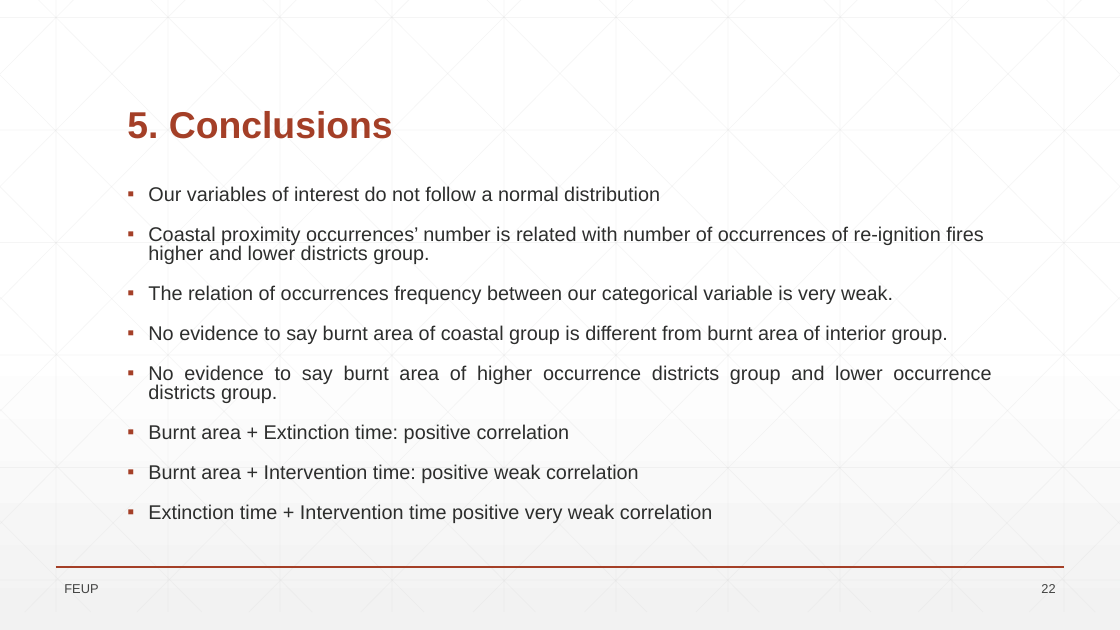
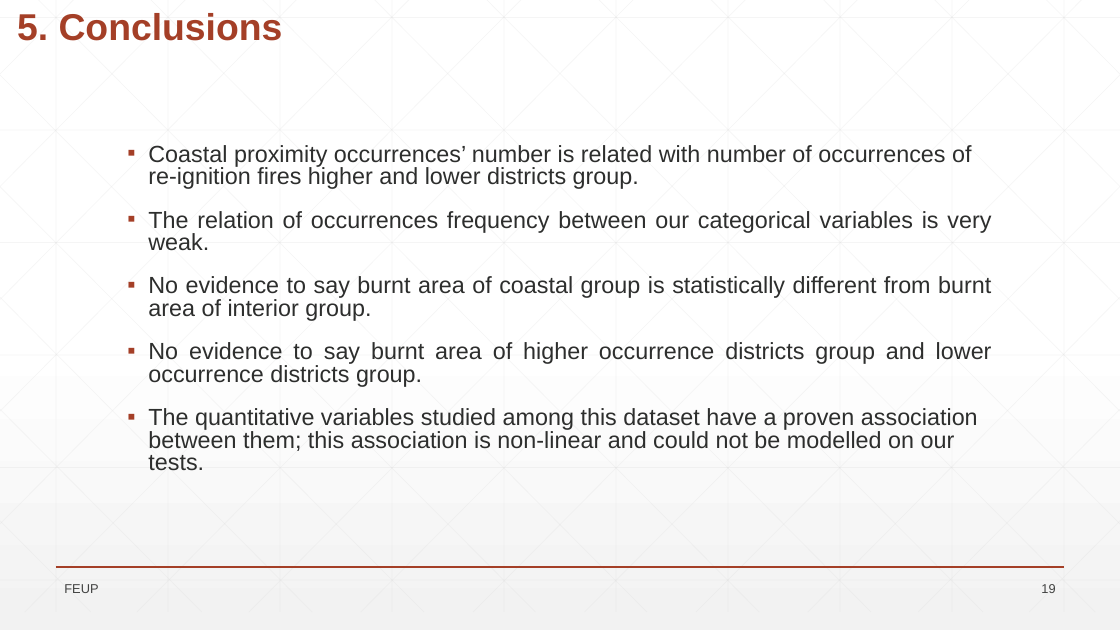
Before and after one commit to VascoBartolo/FCED_project, a slide deck: slide 19 of Trabalho_FSDE_stats_CT_VB/Wild_Fires_presentation.pptx (slide 22 before the commit). Drawn at 1120x630 pixels with LibreOffice and Linux fonts; fonts in the diff are those of the drawing; background and template pictures are left out. Boxes give left, top, right and bottom in pixels: in the first picture for what was removed or moved away, otherwise in the second. Text is boxed around its words. In the diff, an @@ line names an element or a change of style, - is before the commit and + after.

```diff
--- a/Trabalho_FSDE_stats_CT_VB/Wild_Fires_presentation.pptx
+++ b/Trabalho_FSDE_stats_CT_VB/Wild_Fires_presentation.pptx
@@ text "5. Conclusions" moved from (x1=127, y1=111, x2=393, y2=139) to (x1=17, y1=13, x2=283, y2=41) @@
@@ text "Coastal proximity occurrences’ number is ..." moved from (x1=148, y1=186, x2=991, y2=523) to (x1=148, y1=145, x2=992, y2=471) @@
@@ text at (x1=148, y1=145, x2=992, y2=387): size 17 to 20 pt in "Coastal proximity occurrences’ number is related with ...", "No evidence to say burnt area of ..." @@
@@ text at (x1=148, y1=186, x2=660, y2=202): paragraph removed @@
-▪ Our variables of interest do not follow a normal distribution
@@ text at (x1=148, y1=211, x2=991, y2=321): text changed; size 17 to 20 pt @@
-▪ The relation of occurrences frequency between our categorical variable is very weak.
-▪ No evidence to say burnt area of coastal group is different from burnt area of interior group.
+▪ The relation of occurrences frequency between our categorical variables is very weak.
+▪ No evidence to say burnt area of coastal group is statistically different from burnt area of interior group.
@@ text at (x1=148, y1=408, x2=978, y2=471): text changed; size 17 to 20 pt @@
-▪ Burnt area + Extinction time: positive correlation
-▪ Burnt area + Intervention time: positive weak correlation
-▪ Extinction time + Intervention time positive very weak correlation
+▪ The quantitative variables studied among this dataset have a proven association between them; this association is non-linear and could not be modelled on our tests.
@@ page number at (x1=1041, y1=584, x2=1055, y2=593): text changed @@
-22
+19
```
Also in this commit, not shown: 19 other slides changed, 1 slide added, 1 slide removed, 1 other file.
